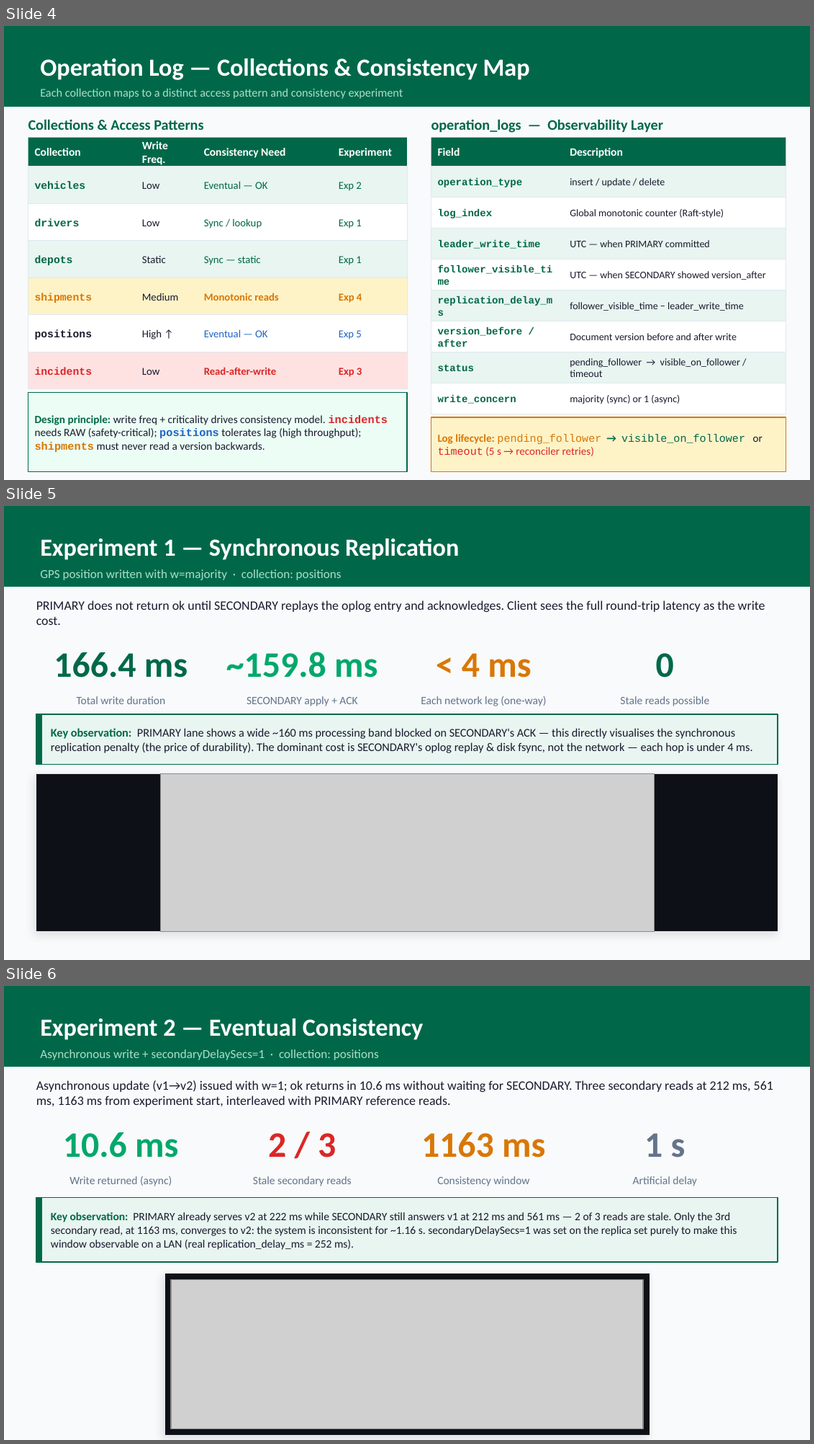
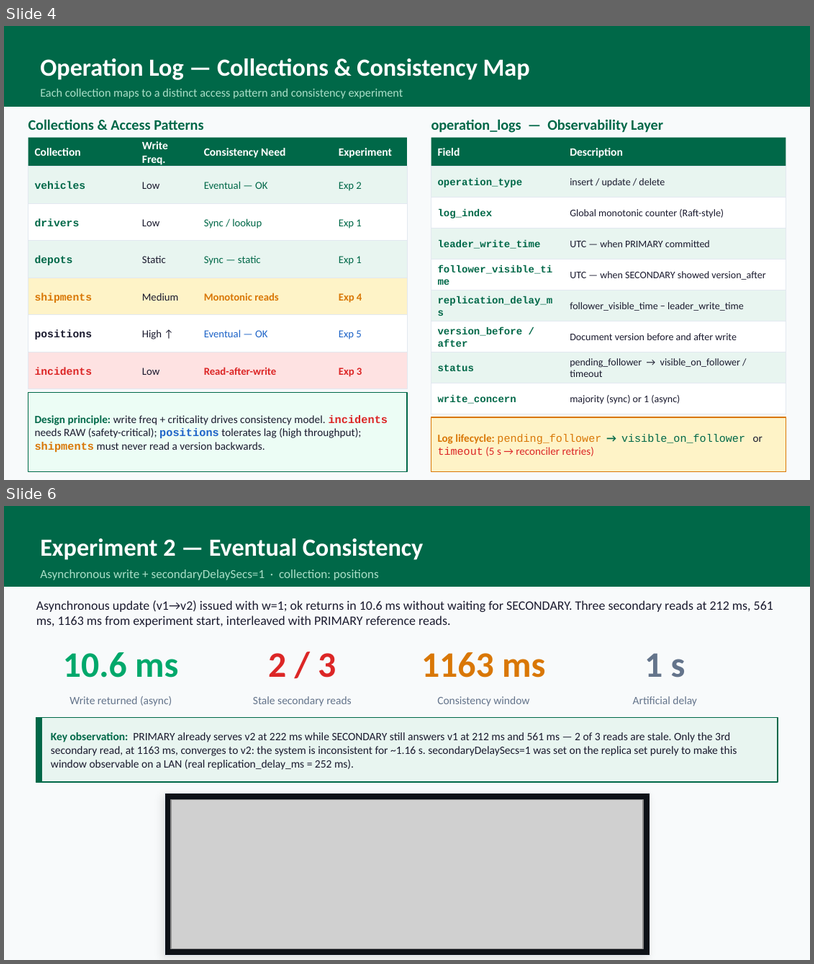
Before and after one commit to mertkarahan955/ceng465_project, a slide deck: presentation/report_presentation.pptx. Shown one above the other, each under a label of ours: slides 4, 5 and 6 before the commit, slides 4 and 6 after it; the slides between them are not shown. The pictures are 814x1444 and 814x964 pixels, drawn with LibreOffice and Linux fonts; fonts in the diff are those of the drawing; grey boxes stand for pictures. Boxes give left, top, right and bottom in pixels: in the first picture for what was removed or moved away, otherwise in the second. Text is boxed around its words. In the diff, an @@ line names an element or a change of style, - is before the commit and + after.

Commit message:
monotonic reads, raw, concurrency write

```diff
--- a/presentation/report_presentation.pptx
+++ b/presentation/report_presentation.pptx
@@ slide 5 removed at box(4, 506, 810, 960), background #F8FAFB @@
@@ rectangle removed at box(4, 506, 810, 587) @@
@@ text removed at box(40, 538, 459, 560) @@
-Experiment 1 — Synchronous Replication
@@ text removed at box(40, 569, 342, 580) @@
-GPS position written with w=majority · collection: positions
@@ text removed at box(36, 600, 766, 625) @@
-PRIMARY does not return ok until SECONDARY replays the oplog entry and acknowledges. Client sees the full round-trip latency as the write cost.
@@ text removed at box(54, 652, 188, 677) @@
-166.4 ms
@@ text removed at box(226, 651, 378, 677) @@
-~159.8 ms
@@ text removed at box(462, 653, 531, 677) @@
-< 4 ms
@@ text removed at box(656, 653, 674, 677) @@
-0
@@ text removed at box(77, 696, 166, 704) @@
-Total write duration
@@ text removed at box(247, 696, 358, 706) @@
-SECONDARY apply + ACK
@@ text removed at box(421, 696, 546, 706) @@
-Each network leg (one-way)
@@ text removed at box(620, 696, 710, 706) @@
-Stale reads possible
@@ rectangle removed at box(36, 714, 778, 764) @@
@@ rectangle removed at box(36, 714, 42, 764) @@
@@ text removed at box(51, 728, 753, 753) @@
-Key observation: PRIMARY lane shows a wide ~160 ms processing band blocked on SECONDARY's ACK — this directly visualises the synchronous replication penalty (the price of durability). The dominant cost is SECONDARY's oplog replay & disk fsync, not the network — each hop is under 4 ms.
@@ rectangle removed at box(36, 774, 778, 931) @@
@@ picture removed at box(160, 774, 655, 931) @@
```
Also in this commit, not shown: 1 slide changed, 3 slides added, 3 other slides removed, 9 other files.
